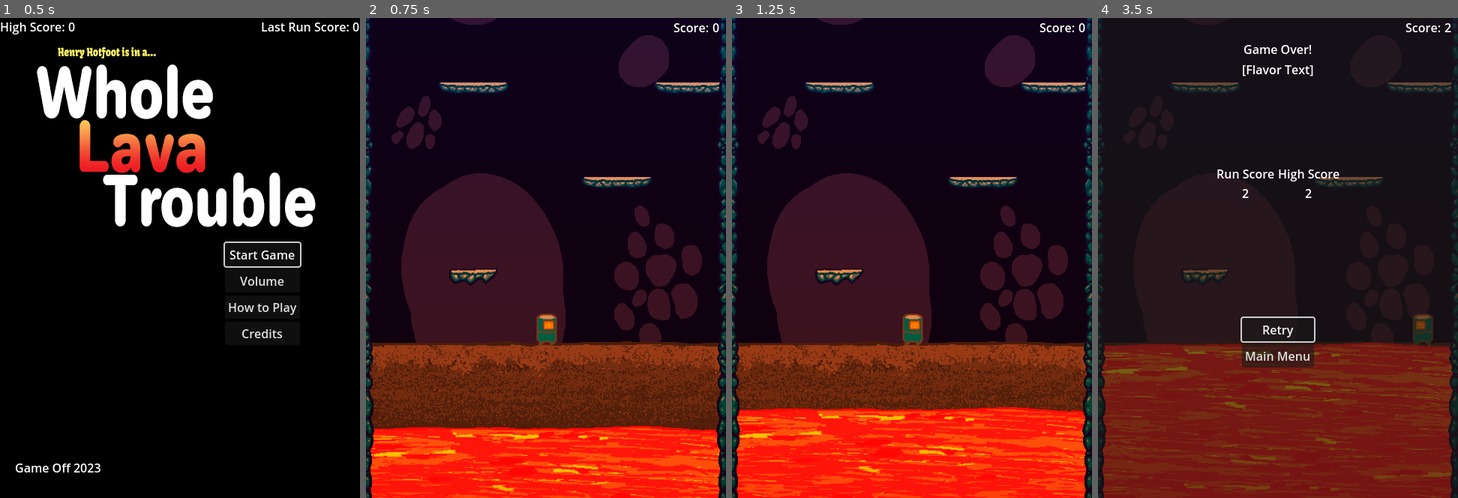
Above: before the commit, frames 1-4 (left to right).
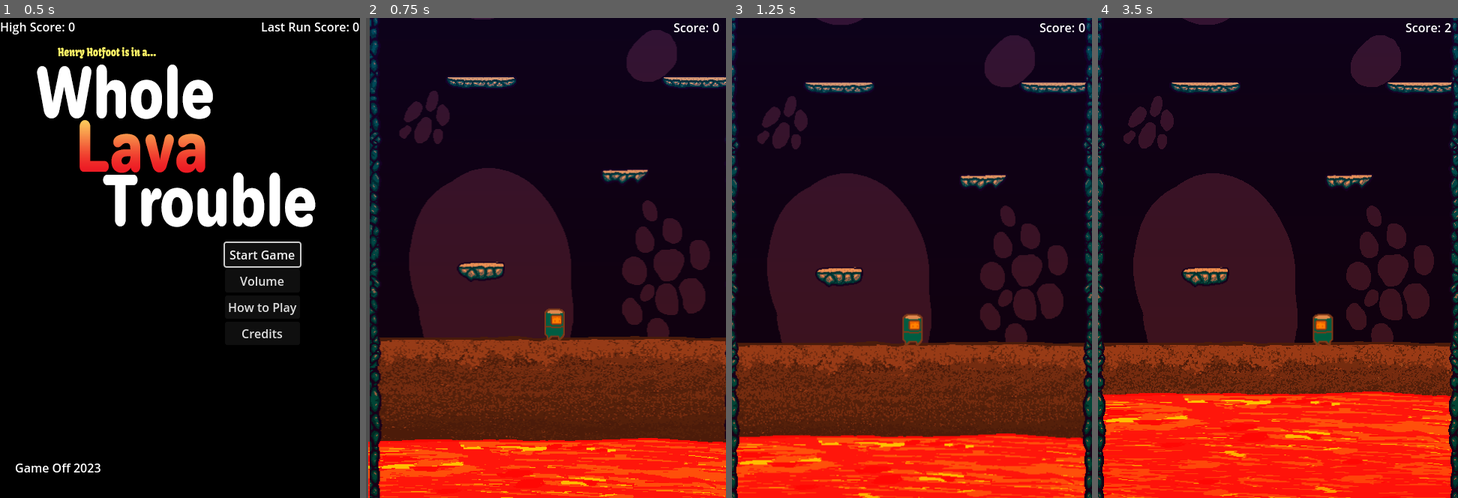
Above: after the commit, the same moments.

Repository: wrStorage/Game-Off-2023-Game-Submission
Game: Godot game, scene res://scenes/gui/main_menu.tscn
Same seed, same stepped clock (60 frames per second), same inputs: the game is played once before the commit and once after it.
Inputs:
- Up to frame 1 (0.5 s): no input
- Up to frame 2 (0.75 s): click "Start Game" at 0.5 s
- Up to frame 3 (1.25 s): no input
- Up to frame 4 (3.5 s): hold Right (ui_right) 1.28-2.78 s; tap Up (jump) at 1.52, 2.27 s; hold Left (ui_left) from 2.78 s (still down)

Frame 1 is identical in both runs. In frame 2, 27% of the frame differs, in the area x 0-100%, y 0-100%; in frame 3, 13%; in frame 4, 32%.

Commit message:
Adjusted difficulty and added more sound effects

Diff:
--- /dev/null
+++ b/assets/misc/bus_layout.tres
@@ -0,0 +1,9 @@
+[gd_resource type="AudioBusLayout" format=3 uid="uid://d1ijwbwt18w5w"]
+
+[resource]
+bus/1/name = &"SFX"
+bus/1/solo = false
+bus/1/mute = false
+bus/1/bypass_fx = false
+bus/1/volume_db = 0.0
+bus/1/send = &"Master"
--- a/project.godot
+++ b/project.godot
@@ -15,10 +15,15 @@
 config/features=PackedStringArray("4.1", "GL Compatibility")
 config/icon="res://assets/sprites/objects/spr_idol.png"
 
+[audio]
+
+buses/default_bus_layout="res://assets/misc/bus_layout.tres"
+
 [autoload]
 
 GameManager="*res://scenes/utility/game_manager.tscn"
 DeathScreen="*res://scenes/gui/death_screen.tscn"
+SfxAudioPlayer="*res://scenes/utility/sfx_audio_player.tscn"
 
 [display]
 
@@ -28,6 +33,14 @@
 
 [input]
 
+ui_accept={
+"deadzone": 0.5,
+"events": [Object(InputEventKey,"resource_local_to_scene":false,"resource_name":"","device":0,"window_id":0,"alt_pressed":false,"shift_pressed":false,"ctrl_pressed":false,"meta_pressed":false,"pressed":false,"keycode":4194309,"physical_keycode":0,"key_label":0,"unicode":0,"echo":false,"script":null)
+, Object(InputEventKey,"resource_local_to_scene":false,"resource_name":"","device":0,"window_id":0,"alt_pressed":false,"shift_pressed":false,"ctrl_pressed":false,"meta_pressed":false,"pressed":false,"keycode":4194310,"physical_keycode":0,"key_label":0,"unicode":0,"echo":false,"script":null)
+, Object(InputEventKey,"resource_local_to_scene":false,"resource_name":"","device":0,"window_id":0,"alt_pressed":false,"shift_pressed":false,"ctrl_pressed":false,"meta_pressed":false,"pressed":false,"keycode":32,"physical_keycode":0,"key_label":0,"unicode":32,"echo":false,"script":null)
+, Object(InputEventKey,"resource_local_to_scene":false,"resource_name":"","device":-1,"window_id":0,"alt_pressed":false,"shift_pressed":false,"ctrl_pressed":false,"meta_pressed":false,"pressed":false,"keycode":0,"physical_keycode":90,"key_label":0,"unicode":122,"echo":false,"script":null)
+]
+}
 pause={
 "deadzone": 0.5,
 "events": [Object(InputEventKey,"resource_local_to_scene":false,"resource_name":"","device":-1,"window_id":0,"alt_press …(182 unchanged characters)…
--- a/scenes/gui/death_screen.tscn
+++ b/scenes/gui/death_screen.tscn
@@ -90,5 +90,7 @@
 text = "Main Menu"
 
 [connection signal="visibility_changed" from="." to="." method="_on_visibility_changed"]
+[connection signal="focus_exited" from="ScreenPanel/ButtonMarginContainer/ButtonVerticalContainer/RetryButton" to="." method="_on_button_focus_exited"]
 [connection signal="pressed" from="ScreenPanel/ButtonMarginContainer/ButtonVerticalContainer/RetryButton" to="." method="_on_retry_button_pressed"]
+[connection signal="focus_exited" from="ScreenPanel/ButtonMarginContainer/ButtonVerticalContainer/MainMenuButton" to="." method="_on_button_focus_exited"]
 [connection signal="pressed" from="ScreenPanel/ButtonMarginContainer/ButtonVerticalContainer/MainMenuButton" to="." method="_on_main_menu_button_pressed"]
--- a/scenes/gui/main_menu.tscn
+++ b/scenes/gui/main_menu.tscn
@@ -86,4 +86,8 @@
 text = "Game Off 2023
 "
 
+[connection signal="focus_entered" from="VerticalButtonContainer/StartButton" to="." method="_on_button_focus_entered"]
 [connection signal="pressed" from="VerticalButtonContainer/StartButton" to="." method="_on_start_button_pressed"]
+[connection signal="focus_entered" from="VerticalButtonContainer/VolumeButton" to="." method="_on_button_focus_entered"]
+[connection signal="focus_entered" from="VerticalButtonContainer/InstructionsButton" to="." method="_on_button_focus_entered"]
+[connection signal="focus_entered" from="VerticalButtonContainer/CreditsButton" to="." method="_on_button_focus_entered"]
--- a/scenes/gui/pause_menu.tscn
+++ b/scenes/gui/pause_menu.tscn
@@ -44,5 +44,7 @@
 text = "Main Menu"
 
 [connection signal="visibility_changed" from="." to="." method="_on_visibility_changed"]
+[connection signal="focus_entered" from="PausePanel/ButtonMarginContainer/ButtonVerticalContainer/ResumeButton" to="." method="_on_button_focus_entered"]
 [connection signal="pressed" from="PausePanel/ButtonMarginContainer/ButtonVerticalContainer/ResumeButton" to="." method="_on_resume_button_pressed"]
+[connection signal="focus_entered" from="PausePanel/ButtonMarginContainer/ButtonVerticalContainer/MainMenuButton" to="." method="_on_button_focus_entered"]
 [connection signal="pressed" from="PausePanel/ButtonMarginContainer/ButtonVerticalContainer/MainMenuButton" to="." method="_on_main_menu_button_pressed"]
--- a/scenes/levels/stage_one.tscn
+++ b/scenes/levels/stage_one.tscn
@@ -1,16 +1,21 @@
-[gd_scene load_steps=17 format=3 uid="uid://bls854cswedxh"]
+[gd_scene load_steps=22 format=3 uid="uid://bls854cswedxh"]
 
 [ext_resource type="PackedScene" uid="uid://dox4ifyfxt4bk" path="res://scenes/objects/player.tscn" id="1_6wqyb"]
 [ext_resource type="Script" path="res://scripts/levelscripts/stage_one.gd" id="1_swgrx"]
 [ext_resource type="PackedScene" uid="uid://jvtqcpe8mc2x" path="res://scenes/objects/rock_spawner_path.tscn" id="2_oh5n1"]
 [ext_resource type="PackedScene" uid="uid://bpqpl3doohbro" path="res://scenes/objects/platform.tscn" id="2_xlfe3"]
 [ext_resource type="PackedScene" uid="uid://dfegfx2byl700" path="res://scenes/objects/starting_platform.tscn" id="3_5d5kw"]
+[ext_resource type="PackedScene" uid="uid://d4bx5r88d8mbd" path="res://scenes/objects/platform_96_3.tscn" id="4_88vuo"]
 [ext_resource type="PackedScene" uid="uid://du01nott550c7" path="res://scenes/objects/lava.tscn" id="5_4u7sq"]
 [ext_resource type="PackedScene" uid="uid://cvyqrm6y1ujxv" path="res://scenes/objects/platform_32.tscn" id="5_26223"]
 [ext_resource type="PackedScene" uid="uid://deqgi8fbntb7" path="res://scenes/objects/platform_96_2.tscn" id="5_aqew2"]
 [ext_resource type="PackedScene" uid="uid://bn8vye74uq0e2" path="res://scenes/gui/hud.tscn" id="6_beuet"]
+[ext_resource type="PackedScene" uid="uid://tqrnx38dteyc" path="res://scenes/objects/platform_64_2.tscn" id="6_g7wni"]
+[ext_resource type="PackedScene" uid="uid://uy8d8nmwjrar" path="res://scenes/objects/platform_64_3.tscn" id="7_4v8hi"]
 [ext_resource type="PackedScene" uid="uid://c3tpinwwp4wv" path="res://scenes/objects/invisible_wall.tscn" id="7_bir2g"]
 [ext_resource type="Script" path="res://scripts/utilityscripts/player_camera.gd" id="8_8ra66"]
+[ext_resource type="PackedScene" uid="uid://dw0slvscuuab7" path="res://scenes/objects/platform_32_2.tscn" id="9_t1asj"]
+[ext_resource type="PackedScene" uid="uid://d026s33ljk0d8" path="res://scenes/objects/platform_32_3.tscn" id="10_5rgkl"]
 [ext_resource type="Texture2D" uid="uid://civsplk4rwgf5" path="res://assets/sprites/background/bg.png" id="11_gf6n1"]
 [ext_resource type="Texture2D" uid="uid://dsgidtq2scoil" path="res://assets/sprites/background/spr_edge_left.png" id="12_r41n6"]
 [ext_resource type="Texture2D" uid="uid://1tpqarovdlj4" path="res://assets/sprites/background/spr_edge_right.png" id="13_2dotl"]
@@ -19,7 +24,7 @@
 
 [node name="StageOne" type="Node2D"]
 script = ExtResource("1_swgrx")
-platforms = Array[PackedScene]([ExtResource("2_xlfe3"), ExtResource("5_aqew2"), ExtResource("13_rnkvk"), ExtResource("5_26223")])
+platforms = Array[PackedScene]([ExtResource("2_xlfe3"), ExtResource("5_aqew2"), ExtResource("4_88vuo"), ExtResource("13_rnkvk"), ExtResource("6_g7wni"), ExtResource("7_4v8hi"), ExtResource("5_26223"), ExtResource("9_t1asj"), ExtResource("10_5rgkl")])
 metadata/_edit_vertical_guides_ = []
 
 [node name="RockSpawnerPath" parent="." instance=ExtResource("2_oh5n1")]
@@ -38,7 +43,7 @@
 position = Vector2(-10, 35)
 
 [node name="Lava" parent="." instance=ExtResource("5_4u7sq")]
-position = Vector2(8, 401)
+position = Vector2(8, 420)
 
 [node name="LeftInvisibleWall" parent="." instance=ExtResource("7_bir2g")]
 position = Vector2(-295, 0)
--- a/scenes/objects/platform.tscn
+++ b/scenes/objects/platform.tscn
@@ -6,7 +6,7 @@
 [sub_resource type="RectangleShape2D" id="RectangleShape2D_m568j"]
 size = Vector2(96, 20)
 
-[node name="Platform" type="StaticBody2D"]
+[node name="Platform_96_1" type="StaticBody2D"]
 script = ExtResource("1_841ri")
 
 [node name="PlatformSprite" type="Sprite2D" parent="."]
--- /dev/null
+++ b/scenes/objects/platform_32_2.tscn
@@ -0,0 +1,22 @@
+[gd_scene load_steps=4 format=3 uid="uid://dw0slvscuuab7"]
+
+[ext_resource type="Script" path="res://scripts/objectscripts/platform.gd" id="1_ah8dn"]
+[ext_resource type="Texture2D" uid="uid://bp8h6g3s1brfy" path="res://assets/sprites/objects/spr_plat32_2.png" id="2_rii51"]
+
+[sub_resource type="RectangleShape2D" id="RectangleShape2D_i5osk"]
+size = Vector2(32, 20)
+
+[node name="Platform32_2" type="StaticBody2D"]
+script = ExtResource("1_ah8dn")
+
+[node name="PlatformSprite" type="Sprite2D" parent="."]
+texture = ExtResource("2_rii51")
+
+[node name="PlatformCollisionShape" type="CollisionShape2D" parent="."]
+shape = SubResource("RectangleShape2D_i5osk")
+one_way_collision = true
+
+[node name="DespawnTimer" type="Timer" parent="."]
+wait_time = 2.0
+
+[connection signal="timeout" from="DespawnTimer" to="." method="_on_despawn_timer_timeout" flags=18]
--- /dev/null
+++ b/scenes/objects/platform_32_3.tscn
@@ -0,0 +1,22 @@
+[gd_scene load_steps=4 format=3 uid="uid://d026s33ljk0d8"]
+
+[ext_resource type="Script" path="res://scripts/objectscripts/platform.gd" id="1_pbw0m"]
+[ext_resource type="Texture2D" uid="uid://c6yxddxjcjbss" path="res://assets/sprites/objects/spr_plat32_3.png" id="2_podp7"]
+
+[sub_resource type="RectangleShape2D" id="RectangleShape2D_4r106"]
+size = Vector2(32, 20)
+
+[node name="Platform32_3" type="StaticBody2D"]
+script = ExtResource("1_pbw0m")
+
+[node name="PlatformSprite" type="Sprite2D" parent="."]
+texture = ExtResource("2_podp7")
+
+[node name="PlatformCollisionShape" type="CollisionShape2D" parent="."]
+shape = SubResource("RectangleShape2D_4r106")
+one_way_collision = true
+
+[node name="DespawnTimer" type="Timer" parent="."]
+wait_time = 2.0
+
+[connection signal="timeout" from="DespawnTimer" to="." method="_on_despawn_timer_timeout" flags=18]
--- /dev/null
+++ b/scenes/objects/platform_64_2.tscn
@@ -0,0 +1,22 @@
+[gd_scene load_steps=4 format=3 uid="uid://tqrnx38dteyc"]
+
+[ext_resource type="Script" path="res://scripts/objectscripts/platform.gd" id="1_wughq"]
+[ext_resource type="Texture2D" uid="uid://bd8gnglghthb1" path="res://assets/sprites/objects/spr_plat64_2.png" id="2_4f57b"]
+
+[sub_resource type="RectangleShape2D" id="RectangleShape2D_x1ngt"]
+size = Vector2(64, 20)
+
+[node name="Platform64_2" type="StaticBody2D"]
+script = ExtResource("1_wughq")
+
+[node name="PlatformSprite" type="Sprite2D" parent="."]
+texture = ExtResource("2_4f57b")
+
+[node name="PlatformCollisionShape" type="CollisionShape2D" parent="."]
+shape = SubResource("RectangleShape2D_x1ngt")
+one_way_collision = true
+
+[node name="DespawnTimer" type="Timer" parent="."]
+wait_time = 2.0
+
+[connection signal="timeout" from="DespawnTimer" to="." method="_on_despawn_timer_timeout" flags=18]
--- /dev/null
+++ b/scenes/objects/platform_64_3.tscn
@@ -0,0 +1,22 @@
+[gd_scene load_steps=4 format=3 uid="uid://uy8d8nmwjrar"]
+
+[ext_resource type="Script" path="res://scripts/objectscripts/platform.gd" id="1_343jv"]
+[ext_resource type="Texture2D" uid="uid://c507r032inyhb" path="res://assets/sprites/objects/spr_plat64_3.png" id="2_d6yyu"]
+
+[sub_resource type="RectangleShape2D" id="RectangleShape2D_6x7oy"]
+size = Vector2(64, 20)
+
+[node name="Platform64_3" type="StaticBody2D"]
+script = ExtResource("1_343jv")
+
+[node name="PlatformSprite" type="Sprite2D" parent="."]
+texture = ExtResource("2_d6yyu")
+
+[node name="PlatformCollisionShape" type="CollisionShape2D" parent="."]
+shape = SubResource("RectangleShape2D_6x7oy")
+one_way_collision = true
+
+[node name="DespawnTimer" type="Timer" parent="."]
+wait_time = 2.0
+
+[connection signal="timeout" from="DespawnTimer" to="." method="_on_despawn_timer_timeout" flags=18]
--- /dev/null
+++ b/scenes/objects/platform_96_3.tscn
@@ -0,0 +1,22 @@
+[gd_scene load_steps=4 format=3 uid="uid://d4bx5r88d8mbd"]
+
+[ext_resource type="Script" path="res://scripts/objectscripts/platform.gd" id="1_07u4s"]
+[ext_resource type="Texture2D" uid="uid://c3h6ai1hqj5ff" path="res://assets/sprites/objects/spr_plat96_3.png" id="2_8jbf5"]
+
+[sub_resource type="RectangleShape2D" id="RectangleShape2D_pis78"]
+size = Vector2(96, 20)
+
+[node name="Platform96_3" type="StaticBody2D"]
+script = ExtResource("1_07u4s")
+
+[node name="PlatformSprite" type="Sprite2D" parent="."]
+texture = ExtResource("2_8jbf5")
+
+[node name="CollisionShape2D" type="CollisionShape2D" parent="."]
+shape = SubResource("RectangleShape2D_pis78")
+one_way_collision = true
+
+[node name="DespawnTimer" type="Timer" parent="."]
+wait_time = 2.0
+
+[connection signal="timeout" from="DespawnTimer" to="." method="_on_despawn_timer_timeout" flags=18]
--- a/scenes/objects/rock_spawner_path.tscn
+++ b/scenes/objects/rock_spawner_path.tscn
@@ -28,7 +28,6 @@
 
 [node name="BoulderSpawnTimer" type="Timer" parent="."]
 wait_time = 5.0
-autostart = true
 
 [connection signal="timeout" from="RockSpawnTimer" to="." method="_on_rock_spawn_timer_timeout"]
 [connection signal="timeout" from="BoulderSpawnTimer" to="." method="_on_boulder_spawn_timer_timeout"]
--- /dev/null
+++ b/scenes/utility/sfx_audio_player.gd
@@ -0,0 +1,17 @@
+extends AudioStreamPlayer
+
+const menu_scroll = preload("res://assets/sfx/menu scroll.wav")
+const death_sfx = preload("res://assets/sfx/death.wav")
+const idol_sfx = preload("res://assets/sfx/idol.wav")
+
+func play_menu_scroll_sfx():
+	stream = menu_scroll
+	play()
+
+func play_death_sfx():
+	stream = death_sfx
+	play()
+
+func play_idol_sfx():
+	stream = idol_sfx
+	play()
--- /dev/null
+++ b/scenes/utility/sfx_audio_player.tscn
@@ -0,0 +1,8 @@
+[gd_scene load_steps=2 format=3 uid="uid://dw2uan6xvuhht"]
+
+[ext_resource type="Script" path="res://scenes/utility/sfx_audio_player.gd" id="1_2kwdh"]
+
+[node name="SFXAudioPlayer" type="AudioStreamPlayer"]
+process_mode = 3
+bus = &"SFX"
+script = ExtResource("1_2kwdh")
--- a/scripts/guiscripts/death_screen.gd
+++ b/scripts/guiscripts/death_screen.gd
@@ -25,3 +25,7 @@
 		run_score_label.text = "Run Score\n" + str(GameManager.current_run_score)
 		high_score_label.text = "High Score\n" + str(GameManager.high_score)
 		retry_button.grab_focus()
+
+func _on_button_focus_exited() -> void:
+	if visible:
+		SfxAudioPlayer.play_menu_scroll_sfx()
--- a/scripts/guiscripts/main_menu.gd
+++ b/scripts/guiscripts/main_menu.gd
@@ -12,3 +12,6 @@
 
 func _on_start_button_pressed() -> void:
 	GameManager.start_game()
+
+func _on_button_focus_entered():
+	SfxAudioPlayer.play_menu_scroll_sfx()
--- a/scripts/guiscripts/pause_menu.gd
+++ b/scripts/guiscripts/pause_menu.gd
@@ -18,3 +18,6 @@
 	GameManager.reset_run_score()
 	GameManager.load_main_menu()
 	get_tree().paused = false
+
+func _on_button_focus_entered():
+	SfxAudioPlayer.play_menu_scroll_sfx()
--- a/scripts/levelscripts/stage_one.gd
+++ b/scripts/levelscripts/stage_one.gd
@@ -23,6 +23,7 @@
 
 func _ready() -> void:
 	generate_platforms()
+	get_tree().call_group("Camera", "shake_camera")
 
 func _process(_delta) -> void:
 	if player.global_position.y <= platform_generate_height:
@@ -34,7 +35,7 @@
 func add_platform(platform_position, row) -> void:
 	var new_platform
 	if row <= 30:
-		new_platform = platforms[rng.randi_range(0, platforms.size() - 2)].instantiate()
+		new_platform = platforms[rng.randi_range(0, platforms.size() - 4)].instantiate()
 	else:
 		new_platform = platforms[rng.randi_range(0, platforms.size() - 1)].instantiate()
 	var flip = rng.randi_range(0,1)
--- a/scripts/objectscripts/idol.gd
+++ b/scripts/objectscripts/idol.gd
@@ -1,10 +1,28 @@
 extends Area2D
 
-var offset: int = -48
+@export var offset: int = -48
+@export var movement_amount = Vector2(0, 10)
 
 func _ready() -> void:
 	position.y = position.y + offset
+	var tween = create_tween()
+	tween.set_ease(Tween.EASE_IN)
+	tween.tween_property(self, "position", movement_amount, 1).as_relative()
+	tween.tween_callback(tween_upward)
 
 func _on_body_entered(body) -> void:
+	SfxAudioPlayer.play_idol_sfx()
 	body.apply_upgrade()
 	queue_free()
+
+func tween_upward() -> void:
+	var tween = create_tween()
+	tween.set_ease(Tween.EASE_IN)
+	tween.tween_property(self, "position", -movement_amount, 1).as_relative()
+	tween.tween_callback(tween_downward)
+
+func tween_downward() -> void:
+	var tween = create_tween()
+	tween.set_ease(Tween.EASE_IN)
+	tween.tween_property(self, "position", movement_amount, 1).as_relative()
+	tween.tween_callback(tween_upward)
--- a/scripts/objectscripts/lava.gd
+++ b/scripts/objectscripts/lava.gd
@@ -1,6 +1,6 @@
 extends Area2D
 
-@export var speed: int = 50
+@export var speed: int = 25
 @export var max_speed: int = 160
 @onready var speed_timer = $SpeedTimer
 var lava_time_limit = 1
@@ -17,6 +17,7 @@
 	if body.collision_layer == 1:
 		body.get_node("DespawnTimer").start()
 	elif body.collision_layer == 4:
+		SfxAudioPlayer.play_death_sfx()
 		DeathScreen.show()
 		get_tree().paused = true
 	elif body.collision_layer == 16:
--- a/scripts/objectscripts/player.gd
+++ b/scripts/objectscripts/player.gd
@@ -4,7 +4,7 @@
 var jump_speed: int = -550
 var normal_jump_speed: int = -550
 var upgrade_jump_speed: int = -700
-var gravity_limit: int = 500
+var gravity_limit: int = 650
 var gravity = ProjectSettings.get_setting("physics/2d/default_gravity")
 var fall_buffer: bool = false
 var buffered_jump: bool = false
@@ -28,6 +28,7 @@
 func _physics_process(delta) -> void:
 	if impacting_ray.is_colliding() and is_on_floor() and !squished:
 		squished = true
+		SfxAudioPlayer.play_death_sfx()
 		DeathScreen.show()
 		get_tree().paused = true
 
@@ -73,7 +74,7 @@
 		fall_buffer_timer.start()
 
 func apply_gravity(delta) -> void:
-	if position.y < gravity_limit:
+	if velocity.y < gravity_limit:
 		velocity.y += gravity * delta
 
 func apply_stun() -> void:
--- a/scripts/objectscripts/rock_spawner_path.gd
+++ b/scripts/objectscripts/rock_spawner_path.gd
@@ -26,5 +26,8 @@
 	if rock_timer.wait_time != rock_time_limit:
 		rock_timer.wait_time -= .25
 
-	if boulder_timer.wait_time != boulder_time_limit:
-		boulder_timer.wait_time -= .25
+	if boulder_timer.is_stopped():
+		boulder_timer.start()
+	else:
+		if boulder_timer.wait_time != boulder_time_limit:
+			boulder_timer.wait_time -= .25
Binary file changed: assets/sprites/objects/spr_plat32_2.png
Not shown, changed: assets/sprites/objects/spr_plat32_2.png.import
Binary file changed: assets/sprites/objects/spr_plat32_3.png
Not shown, changed: assets/sprites/objects/spr_plat32_3.png.import
Binary file changed: assets/sprites/objects/spr_plat64_2.png
Not shown, changed: assets/sprites/objects/spr_plat64_2.png.import
Binary file changed: assets/sprites/objects/spr_plat64_3.png
Not shown, changed: assets/sprites/objects/spr_plat64_3.png.import
Binary file changed: assets/sprites/objects/spr_plat96_3.png
Not shown, changed: assets/sprites/objects/spr_plat96_3.png.import
